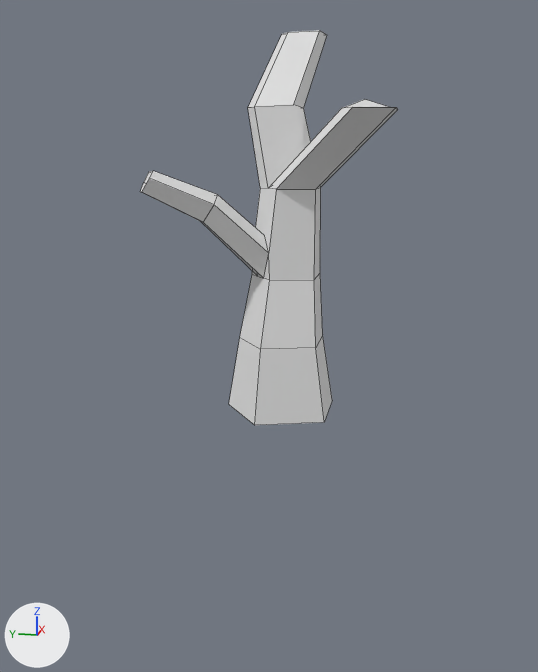
Two versions of the FBX model Assets/Meshes/tree_Oak.fbx, one commit apart.
The view is the same before and after, from a 50 mm lens placed at (-35.0, -6.3, 12.4), pointed at (0.0, 0.7, 3.7). Every picture has the same lights, and +X, +Y and +Z are marked at lower left. Mesh edges are drawn as thin lines.
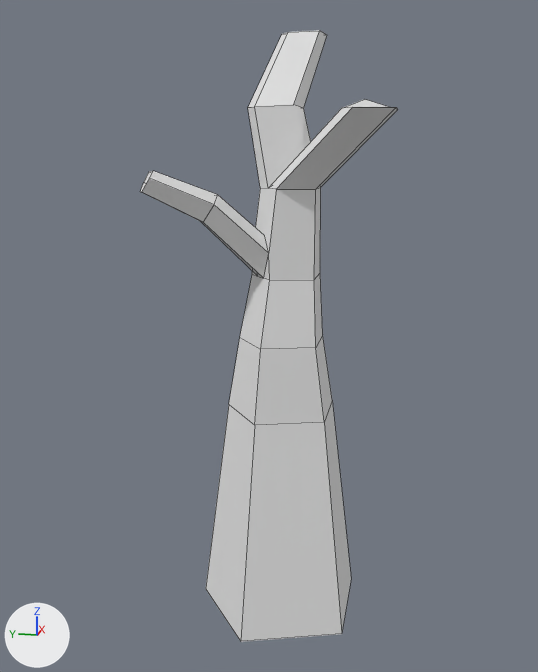
What changed in the scene script:
```text
Change me_cylinder:
    where me_cylinder.from_pydata(...)  # 55 vertices, 46 faces; spans x -4.1..4.3, y -5.2..5.8, z 0.0..18.1
    used by ob_cylinder; location = (0.0, 0.0, 0.0)
    verts and faces of me_cylinder; kept vertices keep their numbers, new ones are numbered from 55
    before: 0 (0.0, 2.8, 0.0) at pixel (228, 404), 2 (2.7, 0.9, 0.0), 4 (1.7, -2.3, 0.0) at pixel (332, 400), 6 (-1.7, -2.3, 0.0) at pixel (324, 422), 8 (-2.7, 0.9, 0.0) at pixel (254, 425)
    me_cylinder part 1
    add delete_faces([(0, 2, 4, 6, 8)])
    add verts[55] = (0.0, 4.3, -10.7)  # pixel (205, 588)
    add verts[56] = (4.1, 1.3, -10.7)
    add verts[57] = (2.5, -3.5, -10.7)  # pixel (351, 578)
    add verts[58] = (-2.5, -3.5, -10.7)  # pixel (341, 633)
    add verts[59] = (-4.1, 1.3, -10.7)  # pixel (240, 641)
    add faces += [(0, 2, 56, 55), (55, 56, 57, 58, 59), (0, 55, 59, 8), (2, 4, 57, 56), (6, 8, 59, 58), (4, 6, 58, 57)]
```

Location of each change, (x1, y1, x2, y2) in pixels of the pictures (538 x 672 px):
'Cylinder', reshaped (55% taller): before (140, 30, 398, 425); after (140, 30, 398, 642)
part 1 of me_cylinder, built on: after (206, 401, 351, 642)
